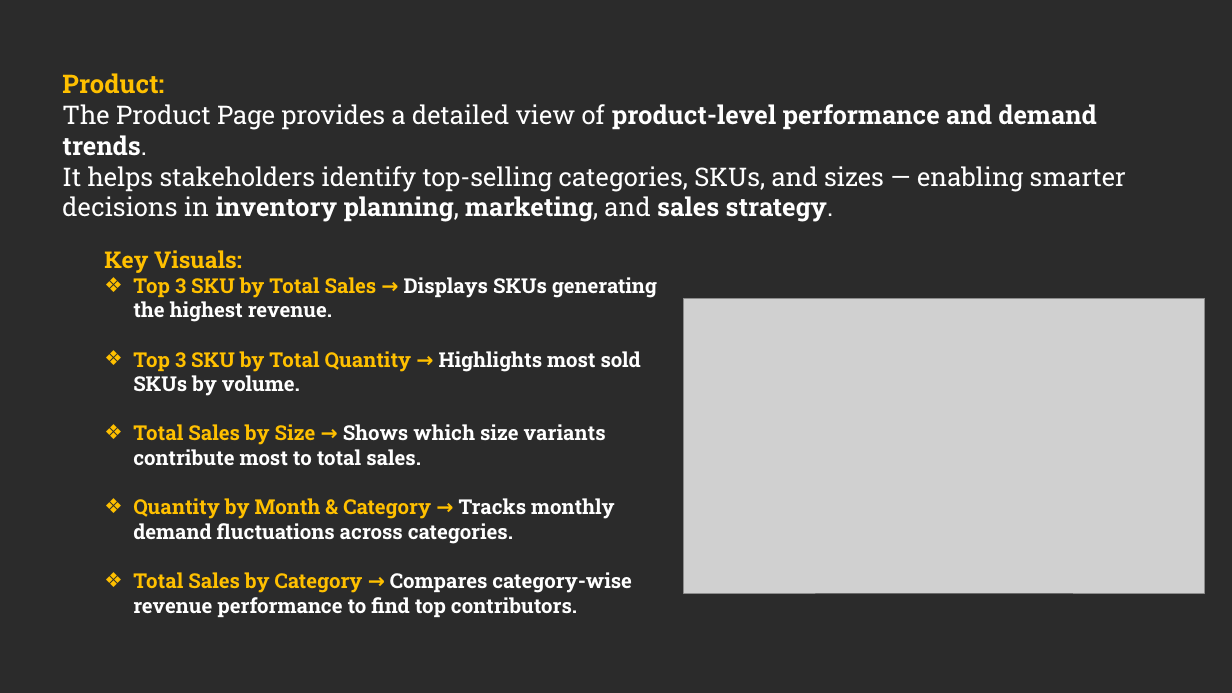
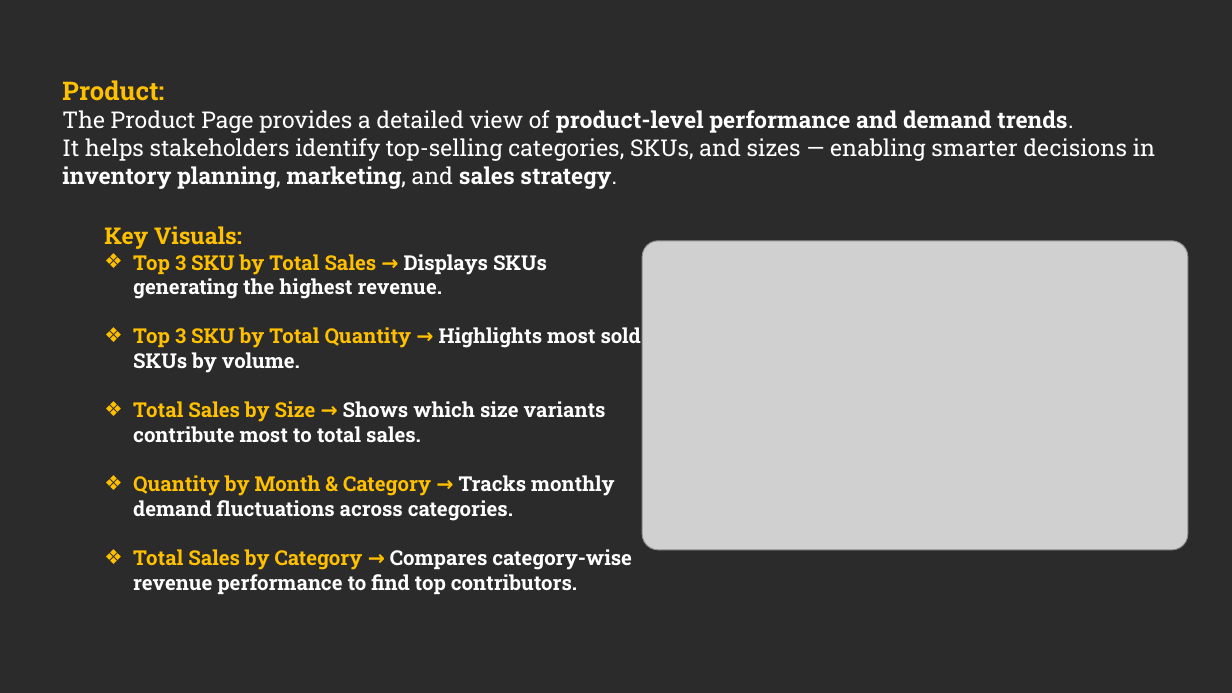
Before and after one commit to prafullwahatule/BI-Amazon-Sale-Report, a slide deck: slide 18 of Report/Amazon Sales Report.pptx. Drawn at 1232x693 pixels with LibreOffice and Linux fonts; fonts in the diff are those of the drawing; grey boxes stand for pictures; background and template pictures are left out; a plain dark background stands for a picture behind light text. Boxes give left, top, right and bottom in pixels: in the first picture for what was removed or moved away, otherwise in the second. Text is boxed around its words. In the diff, an @@ line names an element or a change of style, - is before the commit and + after.

```diff
--- a/Report/Amazon Sales Report.pptx
+++ b/Report/Amazon Sales Report.pptx
@@ text "Product: The Product Page provides ..." at (62,80,1156,189): size 20 to 18 pt @@
@@ text "Key Visuals:" rewrapped from (104,250,657,617) to (104,226,641,594) @@
@@ picture: place and size @@
-picture at (684,299,1204,593)
+picture at (642,241,1189,550)
```
Also in this commit, not shown: 1 other slide changed, 4 slides added, 2 slides removed, 1 other file.
